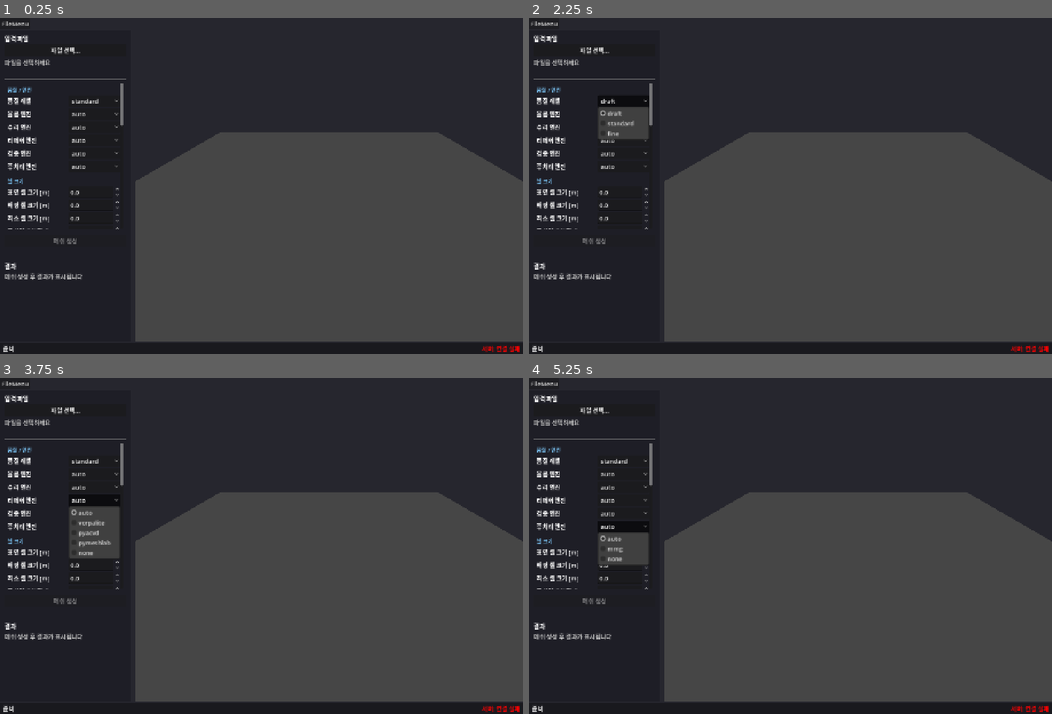
Above: before the commit, frames 1-4 (two rows, left to right).
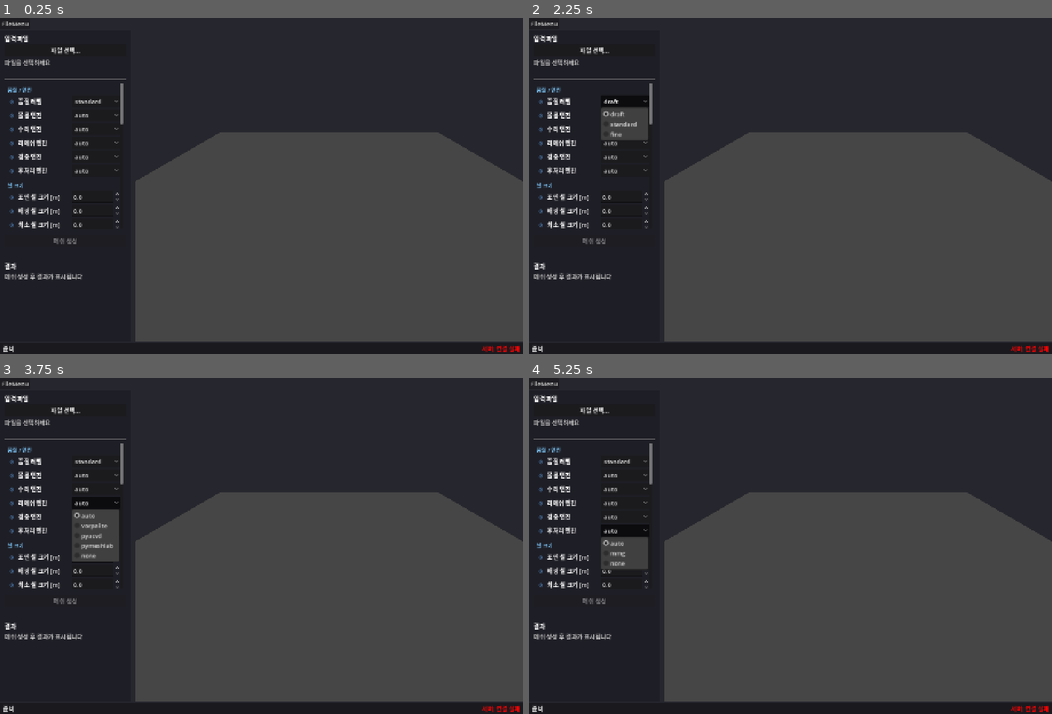
Above: after the commit, the same moments.

Repository: younglin90/AutoTessell
Game: Godot game, scene res://scenes/main.tscn
Two runs of this game, one before a commit and one after it. Both use one fixed random seed, a clock stepped at 60 frames per second and the inputs below.
Inputs:
- Up to frame 1 (0.25 s): no input
- Up to frame 2 (2.25 s): click "standard" at 0.5 s; click "auto" at 1.25 s; click "draft" at 2 s
- Up to frame 3 (3.75 s): click "auto" at 2.75 s; click "auto" at 3.5 s
- Up to frame 4 (5.25 s): click "auto" at 4.25 s; click "auto" at 5 s

The runs differ from the first frame. In frame 1, 1.7% of the frame differs, in the area x 1-24%, y 23-63%; in frame 2, 1.8%; in frame 3, 2.2%; in frame 4, 2.1%.

Commit message:
feat: (i) info buttons with detailed descriptions for all params
Every parameter in the Godot GUI now has an ⓘ info button:
- Hover: tooltip with full description
- Click: popup dialog with detailed explanation

Descriptions cover:
- What the parameter does
- Default value behavior (0 = auto)
- Practical guidance (recommended ranges)
- Impact on quality/speed tradeoff
- CFD-specific context (y+, BL, non-orthogonality)

Also fixed:
- _add_check: checkbox now inside hbox (was incorrectly on parent)
- Label width reduced 160→140 to fit (i) button

Co-Authored-By: Claude Opus 4.6 (1M context) <noreply@anthropic.com>

Diff:
--- a/godot/scripts/params_panel.gd
+++ b/godot/scripts/params_panel.gd
@@ -101,61 +101,92 @@
 
 	# === Quality / Tier ===
 	_add_section(vbox, "품질 / 엔진")
-	_add_option(vbox, "quality", "품질 레벨", ["draft", "standard", "fine"], 1)
-	_add_option(vbox, "tier", "볼륨 엔진", ["auto", "tetwild", "netgen", "snappy", "cfmesh"], 0)
-	_add_option(vbox, "repair_engine", "수리 엔진", ["auto", "pymeshfix", "trimesh", "none"], 0)
-	_add_option(vbox, "remesh_engine", "리메쉬 엔진", ["auto", "vorpalite", "pyacvd", "pymeshlab", "none"], 0)
-	_add_option(vbox, "checker_engine", "검증 엔진", ["auto", "openfoam", "native"], 0)
-	_add_option(vbox, "postprocess_engine", "후처리 엔진", ["auto", "mmg", "none"], 0)
+	_add_option(vbox, "quality", "품질 레벨", ["draft", "standard", "fine"], 1,
+		"draft: TetWild로 빠른 검증 (~1초). 품질 기준이 느슨함 (non-ortho < 85°).\nstandard: Netgen/cfMesh로 엔지니어링 해석용 (~수분). non-ortho < 70°.\nfine: snappyHexMesh + BL로 최종 CFD 제출용 (~30분+). non-ortho < 65°.")
+	_add_option(vbox, "tier", "볼륨 엔진", ["auto", "tetwild", "netgen", "snappy", "cfmesh"], 0,
+		"auto: 품질 레벨에 따라 자동 선택.\ntetwild: 사면체(tet) 메쉬. 불량 표면에도 강건. Draft 기본.\nnetgen: 사면체 메쉬. CAD(STEP) 직접 지원. Standard 기본.\nsnappy: 육면체 우세(hex-dominant) + BL. 외부 유동 최적.\ncfmesh: 육면체 우세. blockMesh 불필요, 대용량 안전.")
+	_add_option(vbox, "repair_engine", "수리 엔진", ["auto", "pymeshfix", "trimesh", "none"], 0,
+		"auto: pymeshfix 우선, 실패 시 trimesh.\npymeshfix: non-manifold 엣지, 구멍 자동 수리.\ntrimesh: 중복 면/정점 제거, 법선 통일.\nnone: 수리 건너뜀 (이미 깨끗한 메쉬).")
+	_add_option(vbox, "remesh_engine", "리메쉬 엔진", ["auto", "vorpalite", "pyacvd", "pymeshlab", "none"], 0,
+		"auto: vorpalite(geogram) 우선, 실패 시 pyACVD.\nvorpalite: 특징선(feature edge) 보존하는 고품질 RVD 리메쉬.\npyacvd: Voronoi 기반 균일 리메쉬 (빠르지만 특징선 손실).\npymeshlab: isotropic remeshing.\nnone: 리메쉬 건너뜀.")
+	_add_option(vbox, "checker_engine", "검증 엔진", ["auto", "openfoam", "native"], 0,
+		"auto: OpenFOAM checkMesh 우선, 미설치 시 native.\nopenfoam: 정확한 품질 지표 (OpenFOAM 필수).\nnative: Python numpy로 직접 계산 (Windows 호환, OpenFOAM 불필요).")
+	_add_option(vbox, "postprocess_engine", "후처리 엔진", ["auto", "mmg", "none"], 0,
+		"auto: MMG3D 설치 시 사용 (standard/fine만).\nmmg: 셀 크기 균일화, aspect ratio 개선, 표면 충실도 유지.\nnone: 후처리 건너뜀 (TetWild 결과 그대로).")
 
 	# === Cell Size ===
 	_add_section(vbox, "셀 크기")
-	_add_float(vbox, "element_size", "표면 셀 크기 [m]", 0.0, 10.0, 0.001, "0 = 자동")
-	_add_float(vbox, "base_cell_size", "배경 셀 크기 [m]", 0.0, 10.0, 0.01, "0 = 자동")
-	_add_float(vbox, "min_cell_size", "최소 셀 크기 [m]", 0.0, 1.0, 0.0001, "0 = 자동")
-	_add_int(vbox, "base_cell_num", "특성길이 분할 수", 5, 500, "작을수록 거친 메쉬")
+	_add_float(vbox, "element_size", "표면 셀 크기 [m]", 0.0, 10.0, 0.001,
+		"물체 표면에서의 목표 셀 크기.\n0 = 자동 (characteristic_length / 50 × quality 배율).\n작을수록 표면 해상도 높아지지만 셀 수 증가.\n예: 1m 물체에 0.01 → 표면에 ~10,000 셀.")
+	_add_float(vbox, "base_cell_size", "배경 셀 크기 [m]", 0.0, 10.0, 0.01,
+		"도메인 배경(far-field) 셀 크기.\n0 = 자동 (표면 셀 크기 × 4).\nsnappyHexMesh/cfMesh에서 blockMesh의 기본 격자 크기.\n너무 작으면 메모리 초과 주의.")
+	_add_float(vbox, "min_cell_size", "최소 셀 크기 [m]", 0.0, 1.0, 0.0001,
+		"리파인먼트(refinement)로 도달할 수 있는 최소 셀 크기.\n0 = 자동 (표면 셀 크기 / 4).\n곡률이 높은 영역에서 더 작은 셀 허용.")
+	_add_int(vbox, "base_cell_num", "특성길이 분할 수", 5, 500,
+		"특성 길이(L)를 이 수로 나눠 base_cell_size 결정.\nbase_cell = L / base_cell_num × quality_factor.\n기본: 50. 작을수록 거친 메쉬 (빠름).\n10 = 매우 거침, 100 = 촘촘.")
 
 	# === Domain ===
 	_add_section(vbox, "도메인")
-	_add_float(vbox, "domain_upstream", "업스트림 배수", 0.0, 50.0, 0.5, "0 = 자동")
-	_add_float(vbox, "domain_downstream", "다운스트림 배수", 0.0, 100.0, 1.0, "0 = 자동")
-	_add_float(vbox, "domain_lateral", "측면 배수", 0.0, 50.0, 0.5, "0 = 자동")
-	_add_float(vbox, "domain_scale", "도메인 스케일", 0.1, 10.0, 0.1, "전체 크기 배율")
+	_add_float(vbox, "domain_upstream", "업스트림 배수", 0.0, 50.0, 0.5,
+		"물체 앞쪽(유입) 도메인 크기 = 배수 × L.\n0 = 자동 (draft=3, standard=5, fine=10).\n외부 유동에서 입구가 물체에 너무 가까우면\n유입 속도가 왜곡됩니다.")
+	_add_float(vbox, "domain_downstream", "다운스트림 배수", 0.0, 100.0, 1.0,
+		"물체 뒤쪽(유출) 도메인 크기 = 배수 × L.\n0 = 자동 (draft=5, standard=10, fine=20).\n후류(wake) 영역을 충분히 포함해야 합니다.")
+	_add_float(vbox, "domain_lateral", "측면 배수", 0.0, 50.0, 0.5,
+		"물체 측면(y±, z±) 도메인 크기 = 배수 × L.\n0 = 자동 (draft=2, standard=3, fine=5).\n측면이 너무 좁으면 blockage 효과 발생.")
+	_add_float(vbox, "domain_scale", "도메인 스케일", 0.1, 10.0, 0.1,
+		"도메인 전체 크기에 곱하는 배율.\n1.0 = 기본. 2.0 = 두 배 큰 도메인.\n0.5 = 절반 크기 (빠른 테스트용).")
 
 	# === Memory ===
 	_add_section(vbox, "메모리 제한")
-	_add_int(vbox, "max_cells", "최대 셀 수", 0, 1000000000, "0 = 제한 없음")
+	_add_int(vbox, "max_cells", "최대 셀 수", 0, 1000000000,
+		"배경 셀 수가 이 값을 초과하면\nbase_cell_size를 자동으로 확대합니다.\n0 = 제한 없음.\n500,000 = draft 권장.\n5,000,000 = standard 권장.\nPC 메모리: 16GB → ~500만 셀, 64GB → ~2000만 셀.")
 
 	# === Boundary Layer ===
 	_add_section(vbox, "Boundary Layer")
-	_add_int(vbox, "bl_layers", "BL 레이어 수", 0, 20, "0 = 자동 (fine만 활성)")
-	_add_float(vbox, "bl_first_height", "첫 레이어 높이 [m]", 0.0, 0.1, 0.0001, "0 = 자동")
-	_add_float(vbox, "bl_growth_ratio", "성장비", 1.0, 3.0, 0.05, "")
+	_add_int(vbox, "bl_layers", "BL 레이어 수", 0, 20,
+		"벽면에 생성할 프리즘(prism) 레이어 수.\n0 = 자동 (fine만 5개, draft/standard는 비활성).\nCFD에서 벽면 전단응력 정확도에 중요.\n3~5: 기본, 10+: 열전달 해석.")
+	_add_float(vbox, "bl_first_height", "첫 레이어 높이 [m]", 0.0, 0.1, 0.0001,
+		"벽면에서 첫 번째 프리즘 셀의 높이.\n0 = 자동 (y+ 기반 계산).\ny+ ≈ 1 목표: Re 기반으로 계산됨.\n예: 0.001m = 1mm 첫 레이어.")
+	_add_float(vbox, "bl_growth_ratio", "성장비", 1.0, 3.0, 0.05,
+		"BL 레이어 간 두께 비율.\n1.2 = 기본 (20%씩 성장).\n1.0 = 균일 두께.\n1.5+ = 빠르게 성장 (레이어 수 줄일 수 있음).")
 
 	# === Preprocessor ===
 	_add_section(vbox, "전처리")
-	_add_check(vbox, "no_repair", "수리 건너뛰기")
-	_add_check(vbox, "force_remesh", "리메쉬 강제 실행")
-	_add_int(vbox, "remesh_target_faces", "리메쉬 목표 삼각형 수", 0, 1000000, "0 = 자동")
-	_add_check(vbox, "allow_ai_fallback", "AI 표면 재생성 허용 (GPU)")
+	_add_check(vbox, "no_repair", "수리 건너뛰기",
+		"표면 수리(L1)를 완전히 건너뜁니다.\n이미 깨끗한 메쉬이거나,\n수리가 형상을 왜곡하는 경우 사용.")
+	_add_check(vbox, "force_remesh", "리메쉬 강제 실행",
+		"L1 게이트 통과 여부와 관계없이\nL2 리메쉬를 강제 실행합니다.\n삼각형 크기가 불균일한 STL에 유용.")
+	_add_int(vbox, "remesh_target_faces", "리메쉬 목표 삼각형 수", 0, 1000000,
+		"리메쉬 후 목표 삼각형 수.\n0 = 자동 (표면적과 셀 크기 기반).\n10,000~100,000이 일반적.\n너무 적으면 형상 손실, 너무 많으면 느림.")
+	_add_check(vbox, "allow_ai_fallback", "AI 표면 재생성 (GPU)",
+		"L2 리메쉬 후에도 watertight 실패 시\nmeshgpt-pytorch로 AI 표면 재생성을 시도합니다.\nGPU(CUDA) 필수. 최후 수단.")
 
 	# === TetWild ===
 	_add_section(vbox, "TetWild 파라미터")
-	_add_float(vbox, "tetwild_epsilon", "Epsilon", 0.0, 0.1, 0.001, "0 = 자동 (draft=0.02)")
-	_add_float(vbox, "tetwild_stop_energy", "Stop Energy", 0.0, 100.0, 1.0, "0 = 자동 (draft=20)")
+	_add_float(vbox, "tetwild_epsilon", "Epsilon", 0.0, 0.1, 0.001,
+		"표면 근사 허용 오차 (BBox 대각선 대비 비율).\n0 = 자동 (draft=0.02, standard=0.001).\n클수록 빠르지만 표면 충실도 저하.\n작을수록 정밀하지만 느림.")
+	_add_float(vbox, "tetwild_stop_energy", "Stop Energy", 0.0, 100.0, 1.0,
+		"최적화 종료 에너지 기준.\n0 = 자동 (draft=20, standard=10).\n작을수록 고품질이지만 시간 증가.\n1~5: 고품질, 20+: 빠른 검증.")
 
 	# === snappyHexMesh ===
 	_add_section(vbox, "snappyHexMesh 파라미터")
-	_add_int(vbox, "snappy_castellated_min", "Castellated Min Level", 0, 10, "")
-	_add_int(vbox, "snappy_castellated_max", "Castellated Max Level", 0, 10, "")
-	_add_float(vbox, "snappy_snap_tolerance", "Snap Tolerance", 0.1, 10.0, 0.1, "")
-	_add_int(vbox, "snappy_snap_iterations", "Snap Iterations", 1, 100, "")
+	_add_int(vbox, "snappy_castellated_min", "Castellated Min Level", 0, 10,
+		"표면 근처 최소 리파인먼트 레벨.\n각 레벨은 셀을 8등분.\n레벨 1 = 기본 셀의 1/2 크기.\n레벨 2 = 1/4. 레벨 3 = 1/8.")
+	_add_int(vbox, "snappy_castellated_max", "Castellated Max Level", 0, 10,
+		"표면 근처 최대 리파인먼트 레벨.\nMin과 Max 사이에서 곡률에 따라 자동 결정.\n예: [1, 3] = 평면은 레벨 1, 곡면은 레벨 3.")
+	_add_float(vbox, "snappy_snap_tolerance", "Snap Tolerance", 0.1, 10.0, 0.1,
+		"표면 스냅 허용 거리 (셀 크기 대비 비율).\n기본: 2.0. 클수록 더 멀리서도 스냅.\n표면 적합도(snap quality)에 영향.\nnon-ortho가 높으면 이 값을 높여보세요.")
+	_add_int(vbox, "snappy_snap_iterations", "Snap Iterations", 1, 100,
+		"표면 스냅 최적화 반복 횟수.\n기본: 5. 높을수록 정밀하지만 느림.\nnon-ortho 개선이 필요하면 10~30.")
 
 	# === Output ===
 	_add_section(vbox, "출력")
-	_add_int(vbox, "max_iterations", "최대 재시도 횟수", 1, 10, "")
-	_add_check(vbox, "export_vtk", "VTK 내보내기")
-	_add_int(vbox, "parallel", "MPI 병렬 프로세서 수", 0, 128, "0 = 비활성")
+	_add_int(vbox, "max_iterations", "최대 재시도 횟수", 1, 10,
+		"메쉬 생성 FAIL 시 파라미터를 자동 조정하고 재시도.\n기본: 3. 1 = 재시도 없음.\n재시도마다: 셀 크기 축소, snap 강화, tier 변경 등.")
+	_add_check(vbox, "export_vtk", "VTK 내보내기",
+		"완료 후 .vtu 파일을 자동 생성합니다.\nParaView에서 메쉬 품질(non-ortho, cell volume) 시각화 가능.")
+	_add_int(vbox, "parallel", "MPI 병렬 프로세서 수", 0, 128,
+		"decomposeParDict를 자동 생성합니다.\n0 = 비활성 (시리얼 실행).\n4~8: 일반 워크스테이션.\n16+: 서버/클러스터.")
 
 
 # -----------------------------------------------------------------------
@@ -171,12 +202,40 @@
 	parent.add_child(label)
 
 
-func _add_option(parent: VBoxContainer, key: String, label_text: String, options: Array, default_idx: int) -> void:
+func _make_info_button(tooltip: String) -> Button:
+	"""(i) 정보 버튼 생성. hover/click 시 상세 설명 표시."""
+	var btn := Button.new()
+	btn.text = "ⓘ"
+	btn.tooltip_text = tooltip
+	btn.custom_minimum_size = Vector2(24, 24)
+	btn.flat = true
+	btn.add_theme_font_size_override("font_size", 12)
+	btn.add_theme_color_override("font_color", Color(0.4, 0.7, 1.0, 0.8))
+	btn.add_theme_color_override("font_hover_color", Color(0.5, 0.85, 1.0, 1.0))
+	btn.mouse_default_cursor_shape = Control.CURSOR_HELP
+	# 클릭 시 팝업 대화상자로 전체 설명 표시
+	btn.pressed.connect(func() -> void:
+		var dialog := AcceptDialog.new()
+		dialog.title = "파라미터 설명"
+		dialog.dialog_text = tooltip
+		dialog.min_size = Vector2i(400, 200)
+		add_child(dialog)
+		dialog.popup_centered()
+		dialog.confirmed.connect(dialog.queue_free)
+		dialog.canceled.connect(dialog.queue_free)
+	)
+	return btn
+
+
+func _add_option(parent: VBoxContainer, key: String, label_text: String, options: Array, default_idx: int, info: String = "") -> void:
 	var hbox := HBoxContainer.new()
 	parent.add_child(hbox)
+	if not info.is_empty():
+		hbox.add_child(_make_info_button(info))
 	var label := Label.new()
 	label.text = label_text
-	label.custom_minimum_size.x = 160
+	label.custom_minimum_size.x = 140
+	label.tooltip_text = info
 	hbox.add_child(label)
 	var opt := OptionButton.new()
 	opt.size_flags_horizontal = Control.SIZE_EXPAND_FILL
@@ -191,14 +250,15 @@
 	_controls[key] = opt
 
 
-func _add_float(parent: VBoxContainer, key: String, label_text: String, min_val: float, max_val: float, step: float, hint: String) -> void:
+func _add_float(parent: VBoxContainer, key: String, label_text: String, min_val: float, max_val: float, step: float, info: String = "") -> void:
 	var hbox := HBoxContainer.new()
 	parent.add_child(hbox)
+	if not info.is_empty():
+		hbox.add_child(_make_info_button(info))
 	var label := Label.new()
 	label.text = label_text
-	label.custom_minimum_size.x = 160
-	if not hint.is_empty():
-		label.tooltip_text = hint
+	label.custom_minimum_size.x = 140
+	label.tooltip_text = info
 	hbox.add_child(label)
 	var spin := SpinBox.new()
 	spin.size_flags_horizontal = Control.SIZE_EXPAND_FILL
@@ -214,14 +274,15 @@
 	_controls[key] = spin
 
 
-func _add_int(parent: VBoxContainer, key: String, label_text: String, min_val: int, max_val: int, hint: String) -> void:
+func _add_int(parent: VBoxContainer, key: String, label_text: String, min_val: int, max_val: int, info: String = "") -> void:
 	var hbox := HBoxContainer.new()
 	parent.add_child(hbox)
+	if not info.is_empty():
+		hbox.add_child(_make_info_button(info))
 	var label := Label.new()
 	label.text = label_text
-	label.custom_minimum_size.x = 160
-	if not hint.is_empty():
-		label.tooltip_text = hint
+	label.custom_minimum_size.x = 140
+	label.tooltip_text = info
 	hbox.add_child(label)
 	var spin := SpinBox.new()
 	spin.size_flags_horizontal = Control.SIZE_EXPAND_FILL
@@ -238,15 +299,20 @@
 	_controls[key] = spin
 
 
-func _add_check(parent: VBoxContainer, key: String, label_text: String) -> void:
+func _add_check(parent: VBoxContainer, key: String, label_text: String, info: String = "") -> void:
+	var hbox := HBoxContainer.new()
+	parent.add_child(hbox)
+	if not info.is_empty():
+		hbox.add_child(_make_info_button(info))
 	var check := CheckBox.new()
 	check.text = label_text
+	check.tooltip_text = info
 	check.button_pressed = _params[key]
 	check.toggled.connect(func(pressed: bool) -> void:
 		_params[key] = pressed
 		params_changed.emit(_params)
 	)
-	parent.add_child(check)
+	hbox.add_child(check)
 	_controls[key] = check
 
 
